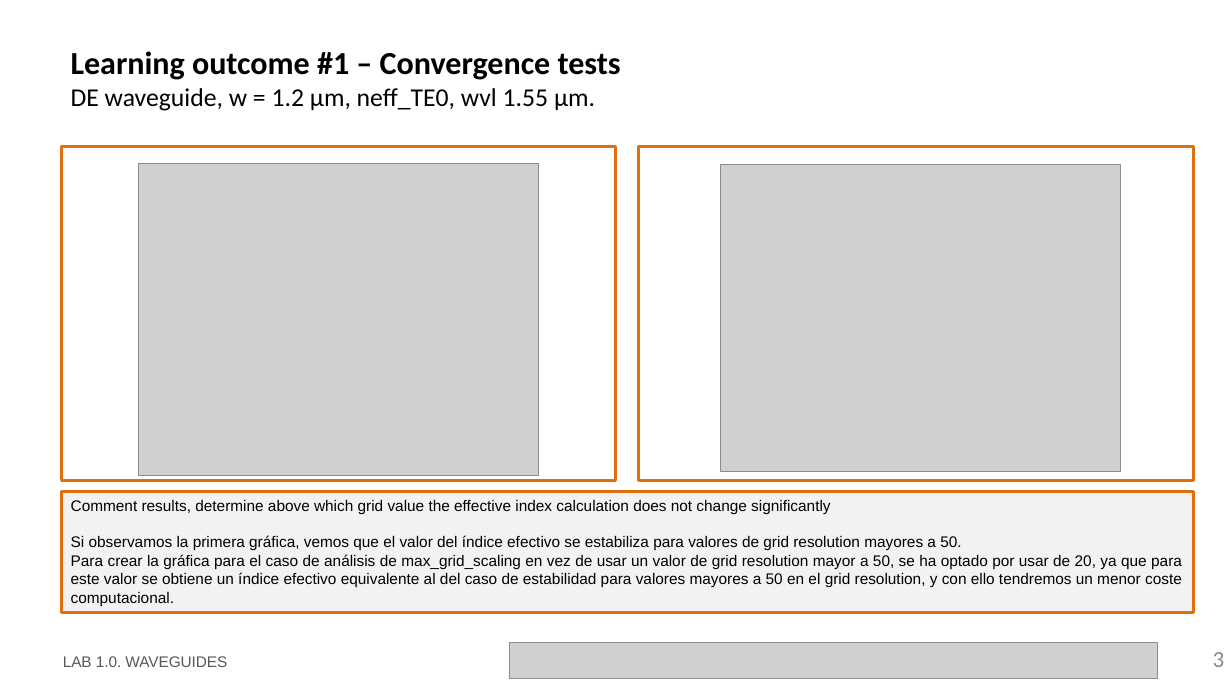
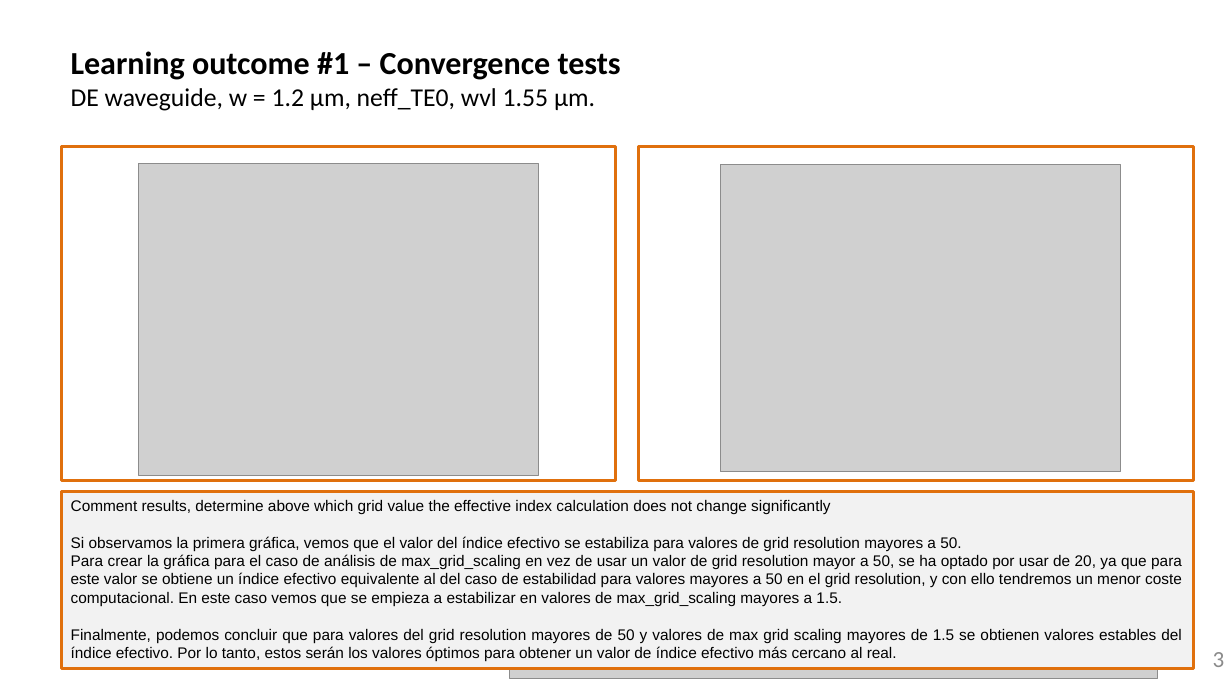
Before and after one commit to snacmuo/pic-upv-lab1, a slide deck: slide 3 of LabBook_10.pptx. Drawn at 1232x693 pixels with LibreOffice and Linux fonts; fonts in the diff are those of the drawing; grey boxes stand for pictures; background and template pictures are left out. Boxes give left, top, right and bottom in pixels: in the first picture for what was removed or moved away, otherwise in the second. Text is boxed around its words. In the diff, an @@ line names an element or a change of style, - is before the commit and + after.

```diff
--- a/LabBook_10.pptx
+++ b/LabBook_10.pptx
@@ rectangle "Comment results, determine above which ..." resized from (x1=62, y1=492, x2=1194, y2=613) to (x1=62, y1=492, x2=1194, y2=669) @@
@@ text in rectangle at (x1=71, y1=554, x2=1182, y2=662): text changed @@
-Para crear la gráfica para el caso de análisis de max_grid_scaling en vez de usar un valor de grid resolution mayor a 50, se ha optado por usar de 20, ya que para este valor se obtiene un índice efectivo equivalente al del caso de estabilidad para valores mayores a 50 en el grid resolution, y con ello tendremos un menor coste computacional.
+Para crear la gráfica para el caso de análisis de max_grid_scaling en vez de usar un valor de grid resolution mayor a 50, se ha optado por usar de 20, ya que para este valor se obtiene un índice efectivo equivalente al del caso de estabilidad para valores mayores a 50 en el grid resolution, y con ello tendremos un menor coste computacional. En este caso vemos que se empieza a estabilizar en valores de max_grid_scaling mayores a 1.5.
+Finalmente, podemos concluir que para valores del grid resolution mayores de 50 y valores de max grid scaling mayores de 1.5 se obtienen valores estables del índice efectivo. Por lo tanto, estos serán los valores óptimos para obtener un valor de índice efectivo más cercano al real.
```
Also in this commit, not shown: 2 other slides changed, 1 slide added.
